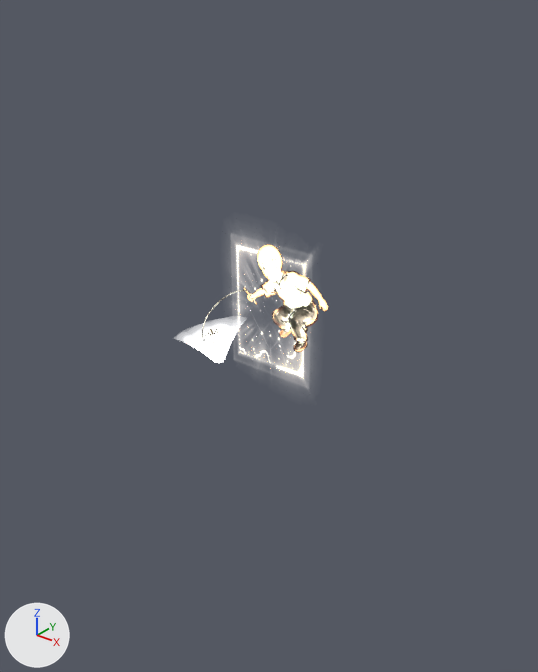
A saved change to the glTF model inno-things/Top/assets/3d/gltf/box.glb.
Camera for both pictures: a 50 mm lens placed at (14.8, -18.6, 8.5), pointed at (0.6, -0.8, -2.5). The lights are fixed; the arrows at lower left show +X, +Y and +Z. The picture after the commit comes second. Where no turn or scale is listed for an object, it has been applied to the vertices.

Names of what the first picture shows: 'top-3', '边框' and 3 more.
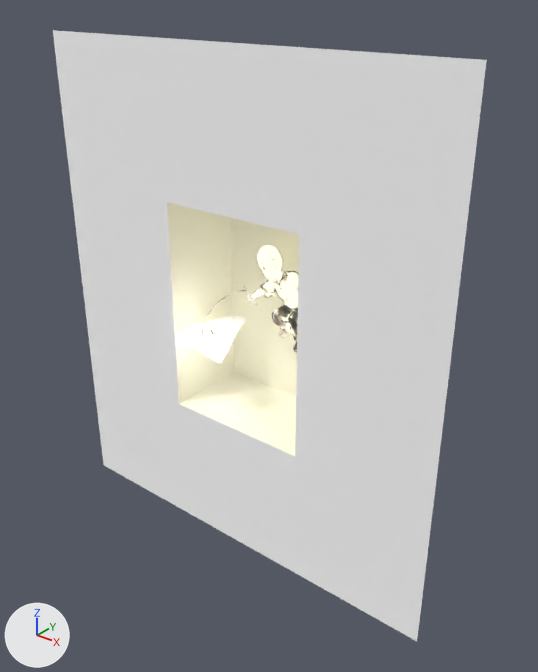
The newer file is also turned or shifted as a whole; pictures and numbers use the older file's frame.

Where the change shows, as pixel boxes [x1, y1, x2, y2] in the pictures (538 x 672 px):
```json
{"object": "box.001", "change": "added", "after": [53, 30, 487, 641]}
{"object": "box", "change": "added", "after": [167, 202, 299, 456]}
{"object": "边框", "change": "deleted", "before": [236, 244, 307, 379]}
```

Scene script edits in JSON lines:
```json
{"op": "add", "block": "mat_box", "code": ["mat_box = principled_material('box')", "mat_box.base_color = (0.973, 0.93, 0.73)  # pale yellow #fcf7de", "mat_box.roughness = 1.0", "mat_box.emission_color = (0.0973, 0.093, 0.073)  # dark grey #58564c", "mat_box.emission_strength = 1.0"]}
{"op": "add", "block": "mat_material_007", "code": ["mat_material_007 = principled_material('Material.007')", "mat_material_007.base_color = (1.0, 1.0, 1.0)  # white #ffffff", "mat_material_007.metallic = 1.0", "mat_material_007.roughness = 1.0"]}
{"op": "add", "block": "me_box", "code": ["me_box = bpy.data.meshes.new('box')", "me_box.from_pydata([(-2.69, -0.01, -4.06), (-2.69, -0.01, 3.58), (-2.69, 3.08, -4.06), (-2.69, 3.08, 3.58), (2.69, -0.01, -4.06), (2.69, -0.01, 3.58), (2.69, 3.08, -4.06), (2.69, 3.08, 3.58)], [], [(0, 1, 3), (0, 3, 2), (2, 3, 7), (2, 7, 6), (6, 7, 5), (6, 5, 4), (2, 6, 4), (2, 4, 0), (7, 3, 1), (7, 1, 5)])", "me_box.materials.append(mat_box)  # pale yellow #fcf7de"]}
{"op": "add", "block": "me_box_001", "code": ["me_box_001 = bpy.data.meshes.new('box.001')", "me_box_001.from_pydata([(-2.7, 0.0, -4.1), (-2.7, 0.0, 3.6), (2.7, 0.0, -4.1), (2.7, 0.0, 3.6), (-7.7, 0.0, -4.1), (-7.7, 0.0, 3.6), (7.7, 0.0, -4.1), (7.7, 0.0, 3.6), (-2.7, 0.0, 8.6), (2.7, 0.0, 8.6), (-2.7, 0.0, -9.1), (2.7, 0.0, -9.1), (-7.7, 0.0, 3.6), (-7.7, 0.0, 8.6), (7.7, 0.0, 3.6), (7.7, 0.0, 8.6), (7.7, 0.0, -4.1), (7.7, 0.0, -9.1), (-7.7, 0.0, -4.1), (-7.7, 0.0, -9.1)], [], [(1, 0, 4), (1, 4, 5), (2, 3, 7), (2, 7, 6), (3, 1, 8), (3, 8, 9), (0, 2, 11), (0, 11, 10), (8, 1, 12), (8, 12, 13), (3, 9, 15), (3, 15, 14), (11, 2, 16), (11, 16, 17), (0, 10, 19), (0, 19, 18)])", "me_box_001.materials.append(mat_material_007)  # white #ffffff"]}
{"op": "remove", "block": "ob_边框", "code": ["ob_边框 = bpy.data.objects.new('边框', me_边框)", "ob_边框.location = (0.0, 0.0, -1.88)"]}
{"op": "add", "block": "ob_box", "code": ["ob_box = bpy.data.objects.new('box', me_box)", "ob_box.location = (0.0, -2.07, -1.78)"]}
{"op": "add", "block": "ob_box_001", "code": ["ob_box_001 = bpy.data.objects.new('box.001', me_box_001)", "ob_box_001.location = (0.0, -2.08, -1.78)"]}
```
